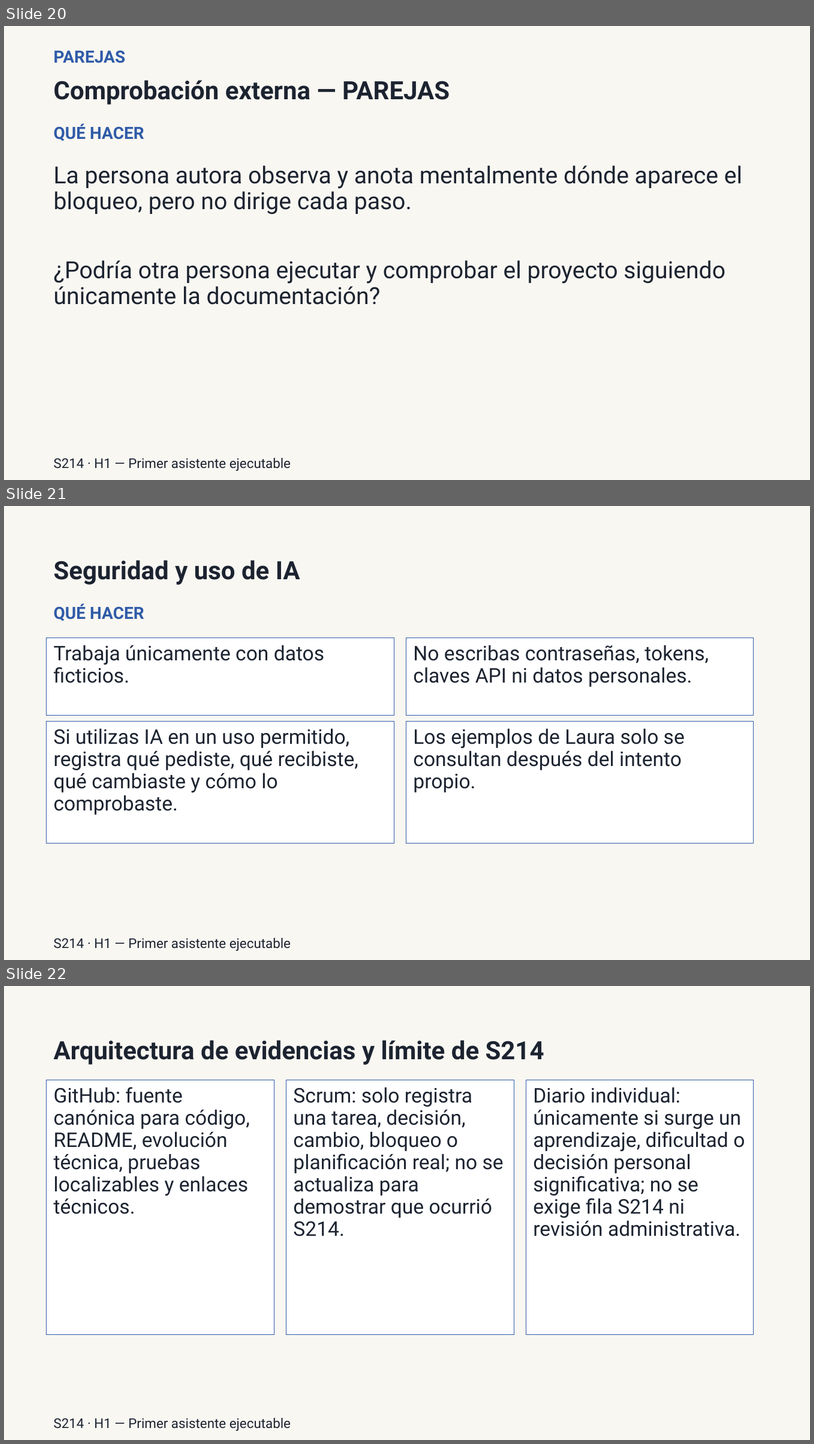
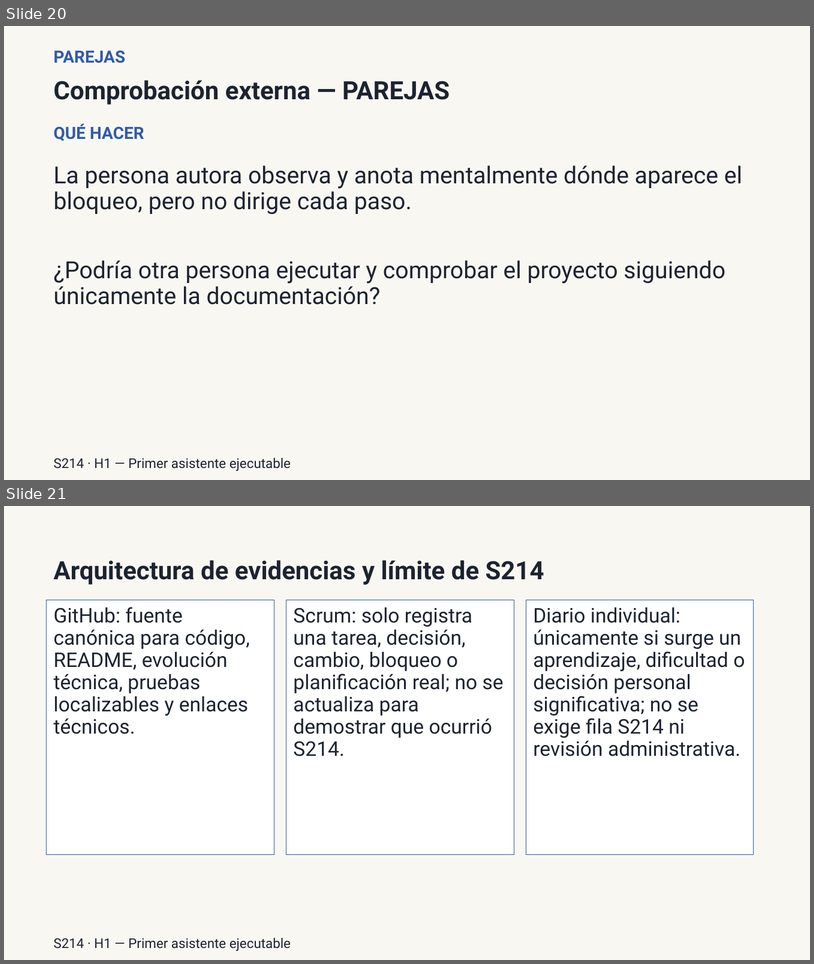
Before and after one commit to llombardero/curso-26-27, a slide deck: 02-PROFESORADO/03-PRESENTACIONES/POR-SESION/h1/S214-readme-y-evidencia-de-ejecucion-presentacion.pptx. Shown one above the other, each under a label of ours: slides 20, 21 and 22 before the commit, slides 20 and 21 after it. The pictures are 814x1444 and 814x964 pixels, drawn with LibreOffice and Linux fonts; fonts in the diff are those of the drawing. Boxes give left, top, right and bottom in pixels: in the first picture for what was removed or moved away, otherwise in the second. Text is boxed around its words. In the diff, an @@ line names an element or a change of style, - is before the commit and + after.

```diff
--- a/02-PROFESORADO/03-PRESENTACIONES/POR-SESION/h1/S214-readme-y-evidencia-de-ejecucion-presentacion.pptx
+++ b/02-PROFESORADO/03-PRESENTACIONES/POR-SESION/h1/S214-readme-y-evidencia-de-ejecucion-presentacion.pptx
@@ slide 21 removed at (4,506,810,960), background #F9F7F2 @@
@@ text removed at (54,560,300,585) @@
-Seguridad y uso de IA
@@ text removed at (54,603,144,621) @@
-QUÉ HACER
@@ rectangle removed at (47,637,394,715) @@
-Trabaja únicamente con datos ficticios.
@@ rectangle removed at (406,637,754,715) @@
-No escribas contraseñas, tokens, claves API ni datos personales.
@@ rectangle removed at (47,721,394,843) @@
-Si utilizas IA en un uso permitido, registra qué pediste, qué recibiste, qué cambiaste y cómo lo comprobaste.
@@ rectangle removed at (406,721,754,843) @@
-Los ejemplos de Laura solo se consultan después del intento propio.
@@ text removed at (54,937,291,951) @@
-S214 · H1 — Primer asistente ejecutable
@@ what was slide 22 is now slide 21 @@
```
Also in this commit, not shown: 4 slides changed, 56 other files.
